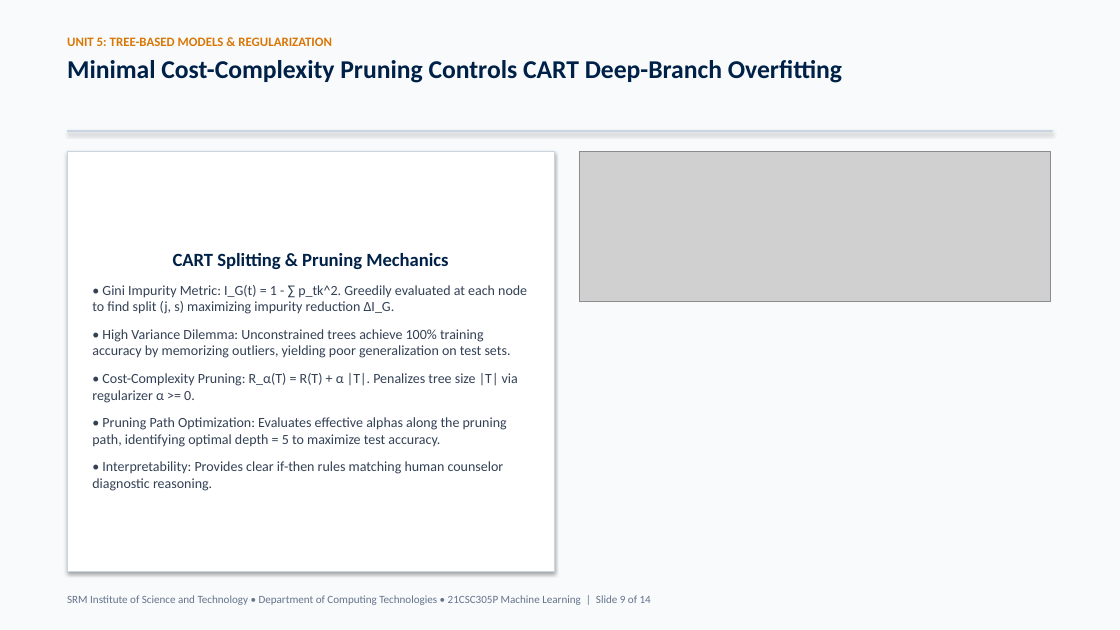
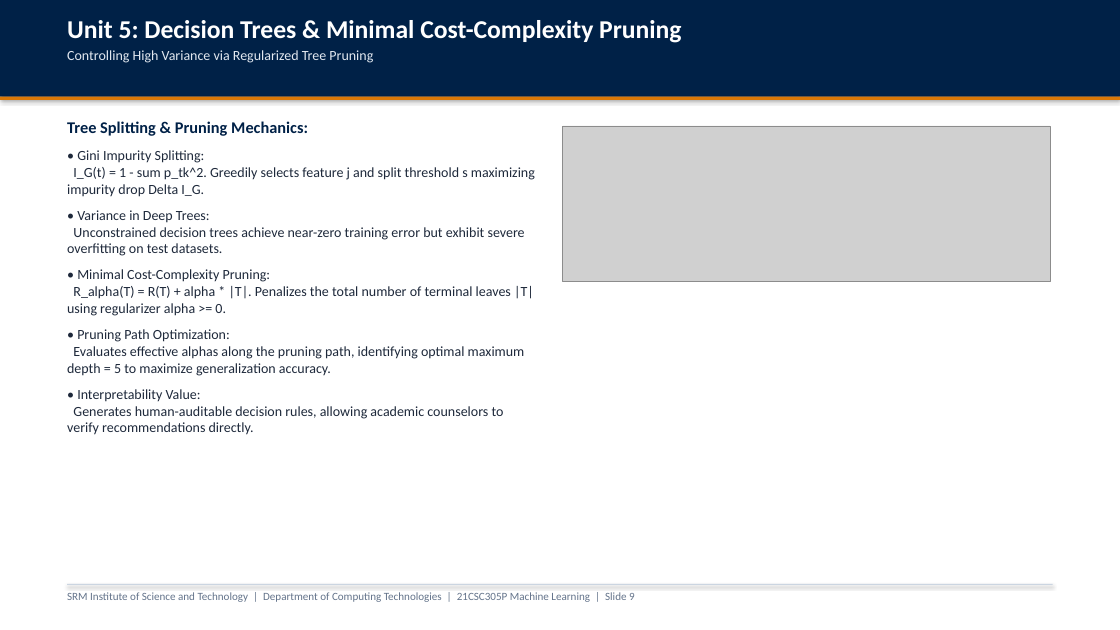
Before and after one commit to parth2024-tech/SRM-21CSC305P-Machine-Learning-Career-Guidance-Debate-Agent, a slide deck: slide 9 of presentation_unit3_unit4_unit5.pptx. Drawn at 1120x630 pixels with LibreOffice and Linux fonts; fonts in the diff are those of the drawing; grey boxes stand for pictures. Boxes give left, top, right and bottom in pixels: in the first picture for what was removed or moved away, otherwise in the second. Text is boxed around its words. In the diff, an @@ line names an element or a change of style, - is before the commit and + after.

Commit message:
refactor(presentation): switch to clean generic academic PPT template without emojis or pastel dashboard cards

```diff
--- a/presentation_unit3_unit4_unit5.pptx
+++ b/presentation_unit3_unit4_unit5.pptx
@@ rectangle at (0, 0, 1120, 630): fill #F8FAFC to #FFFFFF @@
@@ rectangle added at (0, 0, 1120, 97), fill #002147 @@
@@ text at (67, 20, 681, 63): text changed; text colour #002147 to #FFFFFF @@
-UNIT 5: TREE-BASED MODELS & REGULARIZATION
-Minimal Cost-Complexity Pruning Controls CART Deep-Branch Overfitting
+Unit 5: Decision Trees & Minimal Cost-Complexity Pruning
+Controlling High Variance via Regularized Tree Pruning
@@ rectangle: place and size @@
-rectangle at (67, 130, 1053, 133)
+rectangle at (0, 97, 1120, 100)
@@ rectangle at (0, 97, 1120, 100): fill #CBD5E1 to #D97706 @@
@@ text "Tree Splitting & Pruning Mechanics:": place and size @@
-text "Tree Splitting & Pruning Mechanics:" at (67, 151, 555, 571)
+text "Tree Splitting & Pruning Mechanics:" at (67, 121, 535, 435)
@@ text "Tree Splitting & Pruning Mechanics:" at (67, 121, 535, 435): vertical alignment middle to top; fill #FFFFFF to none; outline #CBD5E1 0.75 pt to none; shadow off @@
@@ text at (67, 121, 535, 435): text changed; text colour #334155 to #1E293B @@
-CART Splitting & Pruning Mechanics
-• Gini Impurity Metric: I_G(t) = 1 - ∑ p_tk^2. Greedily evaluated at each node to find split (j, s) maximizing impurity reduction ΔI_G.
-• High Variance Dilemma: Unconstrained trees achieve 100% training accuracy by memorizing outliers, yielding poor generalization on test sets.
-• Cost-Complexity Pruning: R_α(T) = R(T) + α |T|. Penalizes tree size |T| via regularizer α >= 0.
-• Pruning Path Optimization: Evaluates effective alphas along the pruning path, identifying optimal depth = 5 to maximize test accuracy.
-• Interpretability: Provides clear if-then rules matching human counselor diagnostic reasoning.
+Tree Splitting & Pruning Mechanics:
+• Gini Impurity Splitting:
+I_G(t) = 1 - sum p_tk^2. Greedily selects feature j and split threshold s maximizing impurity drop Delta I_G.
+• Variance in Deep Trees:
+Unconstrained decision trees achieve near-zero training error but exhibit severe overfitting on test datasets.
+• Minimal Cost-Complexity Pruning:
+R_alpha(T) = R(T) + alpha * |T|. Penalizes the total number of terminal leaves |T| using regularizer alpha >= 0.
+• Pruning Path Optimization:
+Evaluates effective alphas along the pruning path, identifying optimal maximum depth = 5 to maximize generalization accuracy.
+• Interpretability Value:
+Generates human-auditable decision rules, allowing academic counselors to verify recommendations directly.
@@ picture: place and size @@
-picture at (580, 151, 1050, 301)
+picture at (563, 126, 1050, 281)
@@ text at (67, 592, 635, 602): text changed @@
-SRM Institute of Science and Technology • Department of Computing Technologies • 21CSC305P Machine Learning | Slide 9 of 14
+SRM Institute of Science and Technology | Department of Computing Technologies | 21CSC305P Machine Learning | Slide 9
@@ rectangle added at (67, 584, 1053, 585), fill #CBD5E1 @@
```
Also in this commit, not shown: 13 other slides changed, 2 other files.
